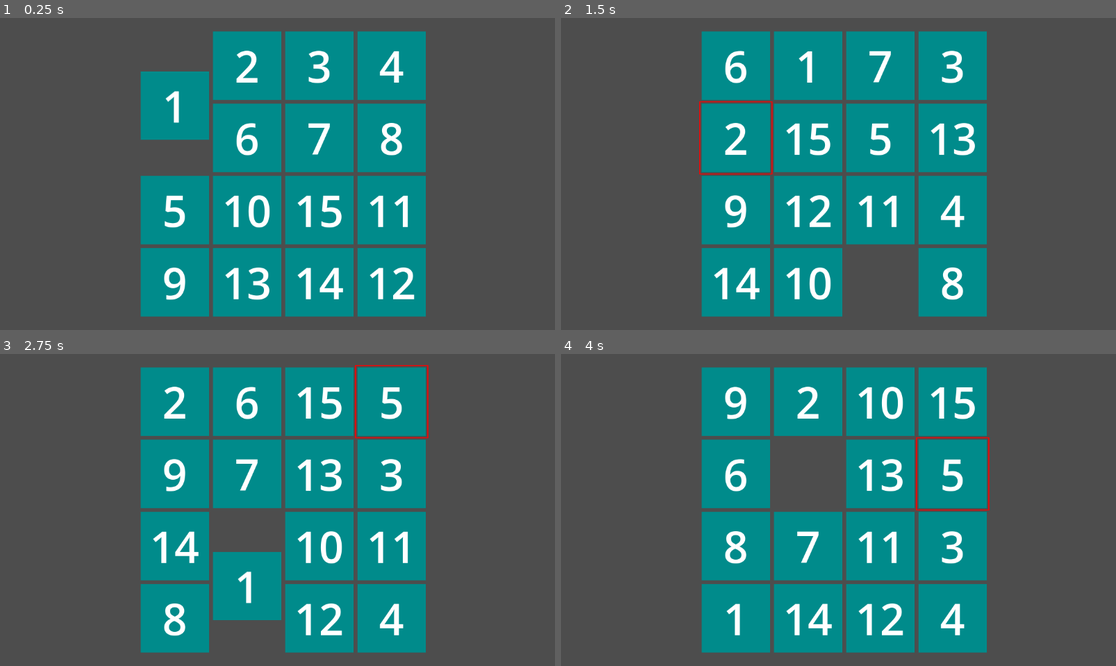
Above: before the commit, frames 1-4 (two rows, left to right).
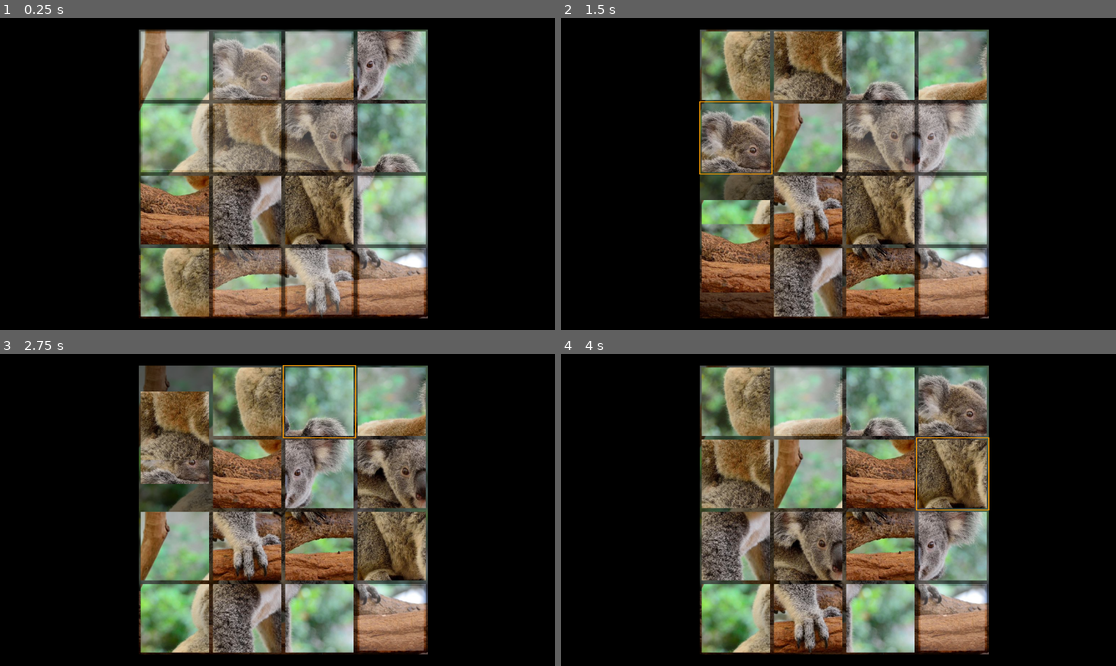
Above: after the commit, the same moments.

Repository: dzejkobi/puzzle-slider
Game: Godot game, scene res://game/game.tscn
Two runs of this game, one before a commit and one after it. Both use one fixed random seed, a clock stepped at 60 frames per second and the inputs below.
Inputs (mouse positions are in pixels of both pictures, inside the frame that each line leads up to):
- Up to frame 1 (0.25 s): no input
- Up to frame 2 (1.5 s): move the mouse to (738, 136) at 0.52 s; click (738, 136) at 0.6 s; click (738, 136) at 1.35 s
- Up to frame 3 (2.75 s): move the mouse to (394, 400) at 2.02 s; click (394, 400) at 2.1 s
- Up to frame 4 (4 s): move the mouse to (955, 619) at 2.77 s; click (955, 619) at 2.85 s; move the mouse to (955, 472) at 3.52 s; click (955, 472) at 3.6 s

The runs differ from the first frame. In frame 1, 98% of the frame differs, in the area x 0-100%, y 0-100%; in frame 2, 99%; in frame 3, 98%; in frame 4, 99%.

Commit message:
Support for background image, some adjustments

Diff:
--- a/src/autoloads/event_bus.gd
+++ b/src/autoloads/event_bus.gd
@@ -2,5 +2,6 @@
 
 
 signal tile_clicked(tile: Tile)
+signal tile_selected(tile: Tile)
 signal tile_move_start(tile: Tile)
 signal tile_move_stop(tile: Tile)
--- a/src/board/board.gd
+++ b/src/board/board.gd
@@ -2,29 +2,58 @@
 
 @export var tile_amount: Vector2i = Vector2i(4, 4)
 @export var game_mode: Consts.GameMode = Consts.GameMode.SWAP_VOID
+@export var show_numbers: bool = true
 @export var swap_time: float = 0.1
+@export var shuffle_time: float = 0.05
+@export var shuffle_count: int = 100
+@export_file var bg_image_path: String = 'res://media/img/koala.jpg'
 
 @onready var coll_shape: CollisionShape2D = $Area/CollShape
+@onready var bg_image_rect: TextureRect = $BgImageRect
 
-var tile_scene = preload('res://tile/tile.tscn')
+var tile_scene = preload("res://tile/tile.tscn")
 var move_in_progress: bool = false
-var void_tile: Tile
+var void_tile: Tile = null
+var curr_tile: Tile = null
+var bg_image: Image
+
+const GAME_MODE_SETUP: = {
+	Consts.GameMode.SWAP_VOID: {
+		"shuffle_fn_name": "shuffle_tiles_void"
+	},
+	Consts.GameMode.SWAP_ANY: {
+		"shuffle_fn_name": "shuffle_tiles_any"
+	}
+}
+
+
+func set_bg_image(img_path: String, make_square: bool = true) -> void:
+	var tile_size = get_tile_size()
+	var img: = Image.new()
+	img.load(img_path)
+	bg_image = Graphics.make_rect_image(img)
+	bg_image.resize(tile_size.x * tile_amount.x, tile_size.y * tile_amount.y)
+	bg_image_rect.texture = ImageTexture.create_from_image(bg_image)
 
 
 func get_tiles() -> Array[Tile]:
 	var result: Array[Tile] = []
-	result.assign(get_tree().get_nodes_in_group('tile'))
+	result.assign(get_tree().get_nodes_in_group("tile"))
 	return result
+
+
+func get_tile_size() -> Vector2i:
+	return Vector2i(
+		roundi(coll_shape.shape.size.x / tile_amount.x),
+		roundi(coll_shape.shape.size.y / tile_amount.y)
+	)
 
 
 func set_tiles() -> void:
 	for tile: Node in get_tiles():
 		tile.queue_free()
 
-	var tile_size: = Vector2i(
-		roundi(coll_shape.shape.size.x / tile_amount.x),
-		roundi(coll_shape.shape.size.y / tile_amount.y)
-	)
+	var tile_size: = get_tile_size()
 	var tile: Tile
 	var board_tl: = Vector2i(
 		coll_shape.position - coll_shape.shape.size / 2
@@ -32,6 +61,7 @@
 
 	var ordinal: = 1
 	var last_ordinal: = tile_amount.x * tile_amount.y
+	var tile_bg_img: Image
 	for y: int in range(tile_amount.y):
 		for x: int in range(tile_amount.x):
 			tile = tile_scene.instantiate()
@@ -44,9 +74,11 @@
 					board_tl.x + tile_size.x / 2 + x * tile_size.x,
 					board_tl.y + tile_size.y / 2 + y * tile_size.y
 				),
-				"show_label": true,
+				"grid_position": Vector2i(x, y),
+				"show_label": show_numbers,
 				"ordinal": ordinal,
-				"bg_color": Color.DARK_CYAN,
+				# "bg_color": Color.DARK_CYAN,
+				"bg_image": bg_image,
 				"is_void": (
 					ordinal == last_ordinal and
 					game_mode == Consts.GameMode.SWAP_VOID
@@ -57,10 +89,10 @@
 			ordinal += 1
 
 
-func shuffle_tiles(n_swaps: int, swap_time: float) -> void:
+func shuffle_tiles_void(n_swaps: int, swp_time: float) -> void:
 	var neighbours: Array[Tile]
 	var tile_to_swap: Tile
-	var last_tile: Tile
+	var last_tile: Tile = null
 	var last_tile_index: int
 	for i: int in range(n_swaps):
 		neighbours = void_tile.get_neighbours()
@@ -69,19 +101,67 @@
 			# do not reverse the last swap
 			neighbours.remove_at(last_tile_index)
 		tile_to_swap = neighbours[randi_range(0, len(neighbours) - 1)]
-		void_tile.swap_position_with_tile(tile_to_swap, swap_time)
+		void_tile.swap_position_with_tile(tile_to_swap, swp_time)
 		last_tile = tile_to_swap
+
+		# wait until both tiles signaled end of movement
+		await EventBus.tile_move_stop
+		await EventBus.tile_move_stop
+
+
+func shuffle_tiles_any(n_swaps: int, swp_time: float) -> void:
+	var last_tiles: Array[Tile] = []
+	var curr_tiles: Array[Tile]
+	var avail_tiles: Array[Tile]
+	var neighbours: Array[Tile]
+	var index: int
+
+	for i: int in range(n_swaps):
+		curr_tiles = []
+		avail_tiles = get_tiles()
+		for last_tile: Tile in last_tiles:
+			# removing last used tiles from the available choices
+			# to avoid duplicating moves
+			index = avail_tiles.find(last_tile)
+			if index > -1:
+				avail_tiles.remove_at(index)
+
+		# choosing the first current tile randomly
+		curr_tiles.append(avail_tiles[randi_range(0, len(avail_tiles) - 1)])
+
+		# choosing the second one randomly from the neighbours
+		neighbours = curr_tiles[0].get_neighbours()
+		curr_tiles.append(neighbours[randi_range(0, len(neighbours) - 1)])
+		curr_tiles[0].swap_position_with_tile(curr_tiles[1], swp_time)
+		last_tiles.assign(curr_tiles)
+
+		# wait until both tiles signaled end of movement
+		await EventBus.tile_move_stop
 		await EventBus.tile_move_stop
 
 
 func _on_tile_clicked(tile: Tile) -> void:
-	if not move_in_progress:
-		var void_tile: Tile = tile.get_void_neighbour()
-		if void_tile:
-			tile.swap_position_with_tile(void_tile, swap_time)
+	if game_mode == Consts.GameMode.SWAP_VOID:
+		if not move_in_progress:
+			var void_tl: Tile = tile.get_void_neighbour()
+			if void_tl:
+				tile.swap_position_with_tile(void_tl, swap_time)
+
+	else:  # SWAP_ANY
+		if not move_in_progress:
+			if tile == curr_tile:
+				curr_tile.unselect()
+				curr_tile = null
+			elif not curr_tile or curr_tile.get_neighbours().find(tile) == -1:
+				curr_tile = tile
+				tile.select()
+			else:
+				tile.swap_position_with_tile(curr_tile, swap_time)
+				curr_tile.unselect()
+				curr_tile = null
 
 
-func _on_tile_move_start(tile: Tile) -> void:
+func _on_tile_move_start(_tile: Tile) -> void:
 	move_in_progress = true
 
 
@@ -90,11 +170,16 @@
 
 
 func setup() -> void:
+	set_bg_image(bg_image_path)
 	set_tiles()
 	EventBus.tile_clicked.connect(_on_tile_clicked)
 	EventBus.tile_move_start.connect(_on_tile_move_start)
 	EventBus.tile_move_stop.connect(_on_tile_move_stop)
-	self.call_deferred("shuffle_tiles", 100, 0.03)
+	self.call_deferred(
+		GAME_MODE_SETUP[game_mode]["shuffle_fn_name"],
+		shuffle_count,
+		shuffle_time
+	)
 
 
 func _ready() -> void:
@@ -102,5 +187,5 @@
 
 
 # Called every frame. 'delta' is the elapsed time since the previous frame.
-func _process(delta: float) -> void:
+func _process(_delta: float) -> void:
 	pass
--- a/src/board/board.tscn
+++ b/src/board/board.tscn
@@ -8,6 +8,20 @@
 [node name="Board" type="Node2D"]
 script = ExtResource("1_yqrnv")
 
+[node name="BgColorRect" type="ColorRect" parent="."]
+offset_left = -748.0
+offset_top = -341.0
+offset_right = 750.0
+offset_bottom = 747.0
+color = Color(0, 0, 0, 1)
+
+[node name="BgImageRect" type="TextureRect" parent="."]
+modulate = Color(1, 1, 1, 0.470588)
+offset_left = -300.0
+offset_top = -300.0
+offset_right = -260.0
+offset_bottom = -260.0
+
 [node name="Area" type="Area2D" parent="."]
 collision_layer = 0
 collision_mask = 0
--- /dev/null
+++ b/src/common/graphics.gd
@@ -0,0 +1,34 @@
+extends Script
+
+class_name Graphics
+
+
+static func crop_image(src_img: Image, max_size: Vector2i) -> Image:
+	"""
+	Crops contents of src_img to fit given size
+	and returns the new cropped image.
+	"""
+	var src_size: = src_img.get_size()
+	var cropped_size: = Vector2i(
+		src_size.x if src_size.x < max_size.x else max_size.x,
+		src_size.y if src_size.y < max_size.y else max_size.y
+	)
+	var crop_rect: = Rect2i(
+		Vector2i(
+			(src_size.x - cropped_size.x) / 2,
+			(src_size.y - cropped_size.y) / 2,
+		),
+		cropped_size
+	)
+	var cropped_img: = Image.create(
+		cropped_size.x, cropped_size.y, false, src_img.get_format()
+	)
+	cropped_img.blit_rect(src_img, crop_rect, Vector2.ZERO)
+	return cropped_img
+
+
+static func make_rect_image(src_img: Image) -> Image:
+	var orig_size: Vector2i = src_img.get_size()
+	var new_dim: int = orig_size.x if orig_size.x < orig_size.y else orig_size.y
+	var new_size: = Vector2i(new_dim, new_dim)
+	return crop_image(src_img, new_size)
--- a/src/game/game.tscn
+++ b/src/game/game.tscn
@@ -6,3 +6,5 @@
 
 [node name="Board" parent="." instance=ExtResource("1_2cb46")]
 position = Vector2(588, 324)
+game_mode = 1
+show_numbers = false
--- a/src/tile/tile.gd
+++ b/src/tile/tile.gd
@@ -3,6 +3,8 @@
 
 @onready var coll_shape: CollisionShape2D = $Area/CollShape
 @onready var bg_rect: ColorRect = $BGRect
+@onready var tex_rect: TextureRect = $TexRect
+@onready var match_rect: ColorRect = $MatchRect
 @onready var selection: ReferenceRect = $Selection
 @onready var label: Label = $Label
 
@@ -18,6 +20,12 @@
 @export var size: Vector2i = Vector2i(60, 60)
 @export var padding: int = 4
 @export var is_void: bool = false
+@export var grid_position: Vector2i
+@export_color_no_alpha var hover_color: = Color('ff9d00')
+@export_color_no_alpha var selection_color: = Color('ff0000')
+
+var moving_to: Vector2
+var matching_pos: Vector2
 
 
 var is_hovered: bool = false:
@@ -25,10 +33,39 @@
 		return is_hovered
 	set(value):
 		if value != is_hovered:
-			selection.visible = value
+			if value:
+				selection.visible = true
+				selection.border_color = hover_color
+			elif is_selected:
+				selection.border_color = selection_color
+			else:
+				selection.visible = false
 			is_hovered = value
 
 
+var is_selected: bool = false
+
+
+func select():
+	selection.visible = true
+	selection.border_color = selection_color
+	is_selected = true
+	EventBus.tile_selected.emit(self)
+
+
+func unselect():
+	if not is_hovered:
+		selection.visible = false
+	else:
+		selection.border_color = hover_color
+	is_selected = false
+
+
+func is_matching():
+	return position == matching_pos
+
+
+@warning_ignore("integer_division")
 func resize(new_size: Vector2i):
 	size = new_size
 	coll_shape.shape.size = new_size
@@ -36,9 +73,19 @@
 		new_size.x - 2 * padding,
 		new_size.y - 2 * padding
 	)
+	tex_rect.size = bg_rect.size
+	match_rect.size = Vector2i(
+		new_size.x - 4 * padding,
+		new_size.y - 4 * padding
+	)
 	bg_rect.position = Vector2i(
-		-new_size.x / 2	+ padding,
+		-new_size.x / 2 + padding,
 		-new_size.y / 2 + padding
+	)
+	tex_rect.position = bg_rect.position
+	match_rect.position = Vector2i(
+		-new_size.x / 2 + 2 * padding,
+		-new_size.y / 2 + 2 * padding
 	)
 	selection.size = new_size
 	selection.position = -new_size / 2
@@ -48,6 +95,24 @@
 	right_ray.target_position = Vector2i(size.x, 0)
 	down_ray.target_position = Vector2i(0, size.y)
 	left_ray.target_position = Vector2i(-size.x, 0)
+
+
+func set_tile_image(bg_image: Image) -> void:
+	var tile_bg_img: = Image.create(
+		size.x - 2 * padding, size.y - 2 * padding, false, bg_image.get_format()
+	)
+	tile_bg_img.blit_rect(
+		bg_image,
+		Rect2i(
+			Vector2i(
+				grid_position.x * size.x + padding,
+				grid_position.y * size.y + padding
+			),
+			Vector2i(size.x - 2 * padding, size.y - 2 * padding)
+		),
+		Vector2i.ZERO
+	)
+	tex_rect.texture = ImageTexture.create_from_image(tile_bg_img)
 
 
 func setup(params: Dictionary = {}) -> void:
@@ -58,13 +123,20 @@
 		position: Vector2i,
 		show_label: bool,
 		bg_color: Color,
+		bg_texture: ImageTexture,
 		is_void: bool
 	"""
+	EventBus.tile_move_stop.connect(_on_tile_move_stop)
+	EventBus.tile_selected.connect(_on_tile_selected)
+
 	ordinal = params.get("ordinal")
 	if "size" in params.keys():
 		resize(params.size)
 	if "position" in params.keys():
 		position = params.position
+		matching_pos = position
+	if "grid_position" in params.keys():
+		grid_position = params.grid_position
 	if params.get("show_label"):
 		label.text = str(ordinal)
 		label.visible = true
@@ -72,10 +144,14 @@
 		var bg_color: Color = params.bg_color
 		bg_rect.visible = true
 		bg_rect.color = bg_color
+	if params.get("bg_image"):
+		var bg_image: Image = params.bg_image
+		set_tile_image(bg_image)
 	is_void = params.get("is_void", false)
 	if is_void:
 		label.visible = false
 		bg_rect.visible = false
+		tex_rect.visible = false
 
 
 func get_neighbour(ray: RayCast2D) -> Tile:
@@ -109,31 +185,47 @@
 
 func swap_position_with_tile(tile: Tile, time: float) -> void:
 	EventBus.tile_move_start.emit(self)
+	moving_to = tile.position
+	tile.moving_to = position
 	var move_tween_1 = get_tree().create_tween()
 	move_tween_1.tween_property(self, "position", tile.position, time)
 	move_tween_1.tween_callback(EventBus.tile_move_stop.emit.bind(self))
 	var move_tween_2 = get_tree().create_tween()
 	move_tween_2.tween_property(tile, "position", self.position, time)
-
-
-func _process(delta: float) -> void:
+	move_tween_2.tween_callback(EventBus.tile_move_stop.emit.bind(tile))
+
+
+func _process(_delta: float) -> void:
 	pass
 
 
-func _on_area_mouse_shape_entered(shape_idx: int) -> void:
+func _on_area_mouse_shape_entered(_shape_idx: int) -> void:
 	if not is_void:
 		is_hovered = true
 
 
-func _on_area_mouse_shape_exited(shape_idx: int) -> void:
+func _on_area_mouse_shape_exited(_shape_idx: int) -> void:
 	is_hovered = false
 
 
+func _on_tile_selected(tile: Tile) -> void:
+	if tile != self:
+		# Only one tile can be selected at the time
+		unselect()
+
+
 func _on_area_input_event(
-	viewport: Node, event: InputEvent, shape_idx: int
+	_viewport: Node, event: InputEvent, _shape_idx: int
 ) -> void:
 	if (
 		event is InputEventMouseButton and
 		Input.is_action_just_pressed('left_mouse_btn')
 	):
 		EventBus.tile_clicked.emit(self)
+
+
+func _on_tile_move_stop(tile: Tile) -> void:
+	# ensure that the exact target postion is reached
+	if tile == self:
+		tile.position = tile.moving_to
+		match_rect.visible = tile.is_matching() and not tile.is_void
--- a/src/tile/tile.tscn
+++ b/src/tile/tile.tscn
@@ -17,6 +17,20 @@
 offset_bottom = 30.0
 mouse_filter = 2
 color = Color(6.257e-07, 0.556428, 0.393681, 1)
+
+[node name="TexRect" type="TextureRect" parent="."]
+offset_left = -30.0
+offset_top = -30.0
+offset_right = 1170.0
+offset_bottom = 770.0
+
+[node name="MatchRect" type="ColorRect" parent="."]
+offset_left = -28.0
+offset_top = -28.0
+offset_right = 28.0
+offset_bottom = 28.0
+mouse_filter = 2
+color = Color(1, 1, 1, 0.235294)
 
 [node name="Area" type="Area2D" parent="."]
 collision_mask = 0
@@ -51,10 +65,12 @@
 offset_right = 30.0
 offset_bottom = 30.0
 mouse_filter = 2
+border_color = Color(1, 0.616667, 0, 1)
 border_width = 2.0
 editor_only = false
 
 [node name="Label" type="Label" parent="."]
+modulate = Color(1, 1, 1, 0.627451)
 offset_left = -56.0
 offset_top = -64.0
 offset_right = 56.0
Binary file added: src/media/img/koala.jpg
Not shown, added: src/media/img/koala.jpg.import
